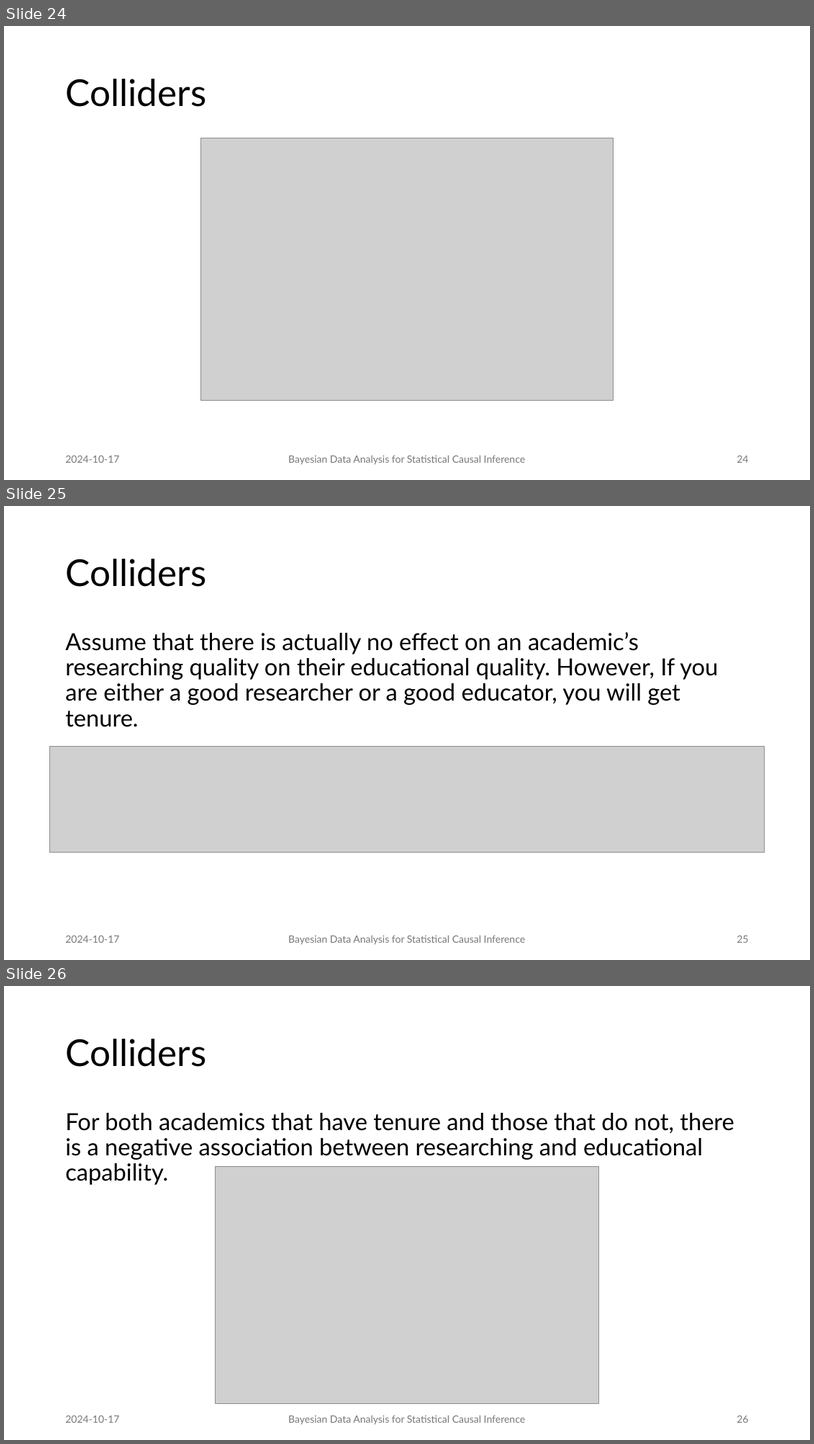
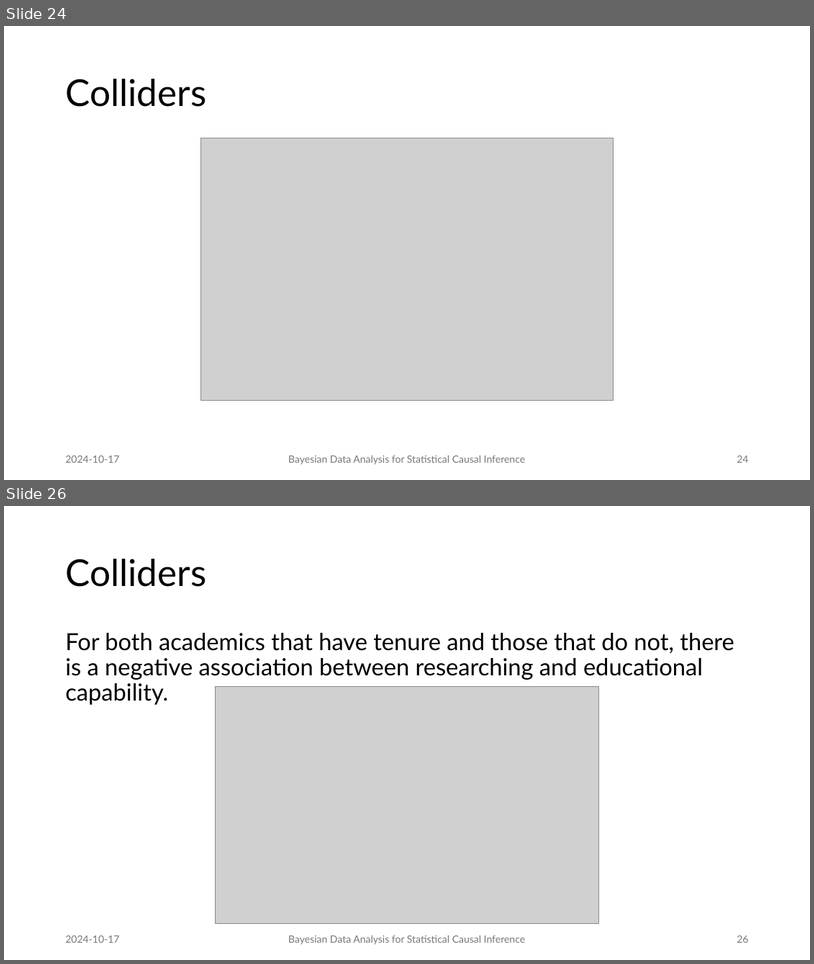
Before and after one commit to JulianFrattini/bda4sci, a slide deck: slides/singular/bda4sci.pptx. Shown one above the other, each under a label of ours: slides 24, 25 and 26 before the commit, slides 24 and 26 after it; the slides between them are not shown. The pictures are 814x1444 and 814x964 pixels, drawn with LibreOffice and Linux fonts; fonts in the diff are those of the drawing; grey boxes stand for pictures. Boxes give left, top, right and bottom in pixels: in the first picture for what was removed or moved away, otherwise in the second. Text is boxed around its words. In the diff, an @@ line names an element or a change of style, - is before the commit and + after.

```diff
--- a/slides/singular/bda4sci.pptx
+++ b/slides/singular/bda4sci.pptx
@@ slide 25 removed at <box>4,506,810,960</box>, background #FFFFFF @@
@@ title removed at <box>65,559,206,587</box> @@
-Colliders
@@ text removed at <box>65,632,718,727</box> @@
-Assume that there is actually no effect on an academic’s researching quality on their educational quality. However, If you are either a good researcher or a good educator, you will get tenure.
@@ picture removed at <box>50,746,765,852</box> @@
@@ text removed at <box>65,935,119,942</box> @@
-2024-10-17
@@ text removed at <box>288,934,525,944</box> @@
-Bayesian Data Analysis for Statistical Causal Inference
@@ page number removed at <box>737,935,748,942</box> @@
-25
```
Also in this commit, not shown: 6 slides changed, 2 other slides removed, 1 other file.
